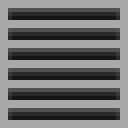
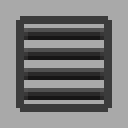
Before/after of a 128x128 layered artwork. What changed in the layer stack:
added layer "border" above "Layer 1" over [16, 16, 112, 112]
painted on "Layer 1" over [8, 8, 120, 120]
